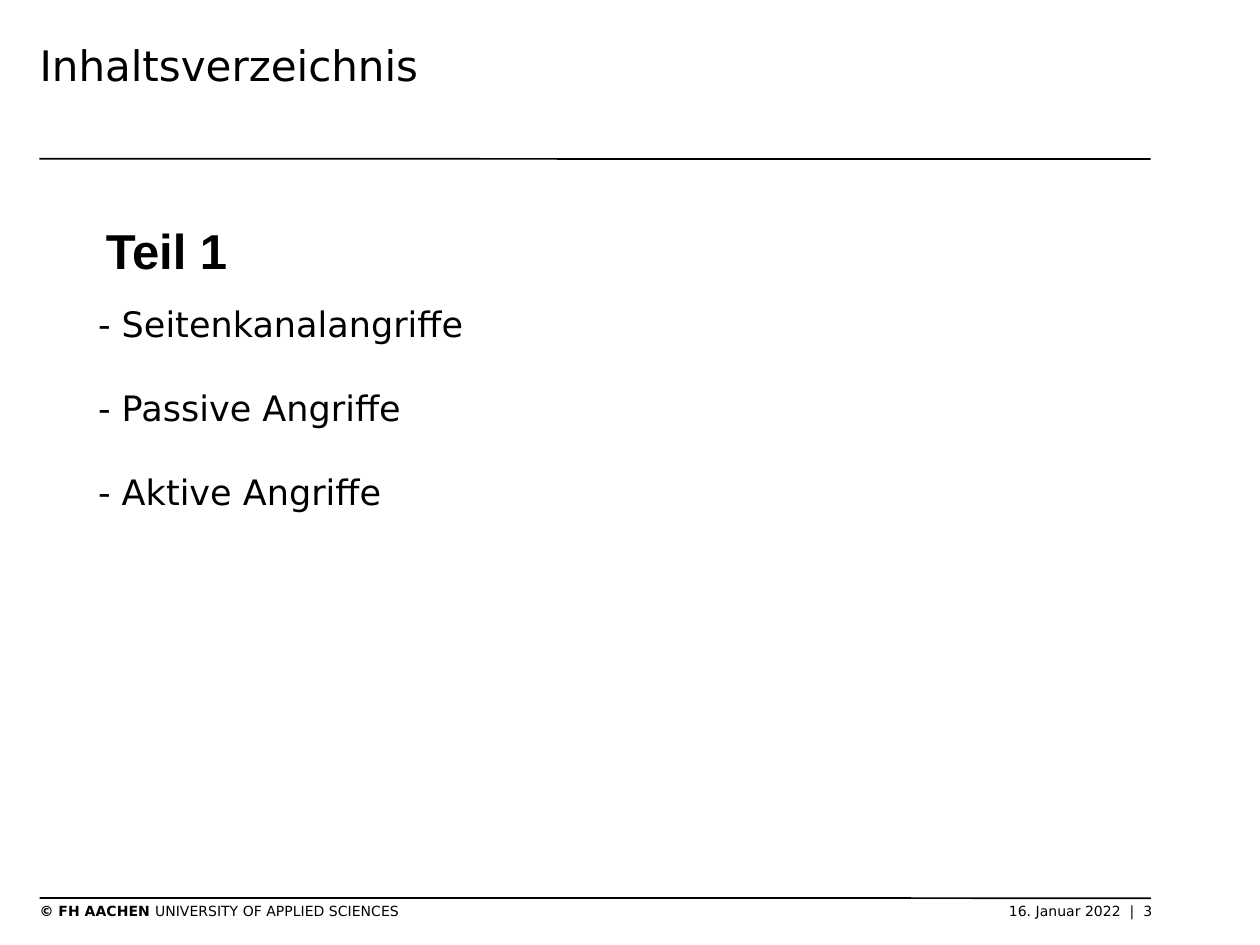
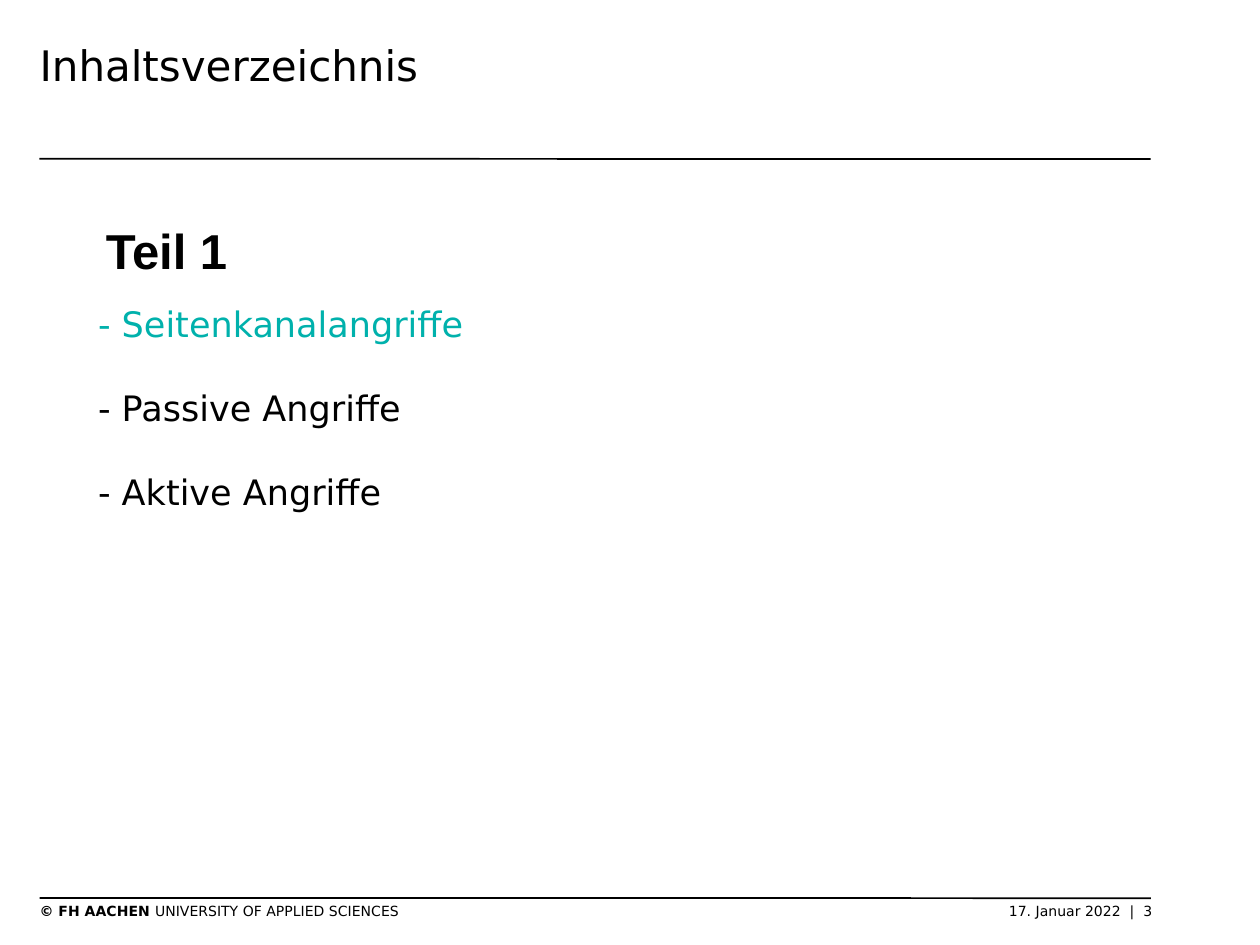
Before and after one commit to SchmickHub/Bachmann---Dahlhaus, a slide deck: slide 3 of Seitenkanal und HSM Folien.pptx. Drawn at 1260x945 pixels with LibreOffice and Linux fonts; fonts in the diff are those of the drawing; background and template pictures are left out. Boxes give left, top, right and bottom in pixels: in the first picture for what was removed or moved away, otherwise in the second. Text is boxed around its words. In the diff, an @@ line names an element or a change of style, - is before the commit and + after.

```diff
--- a/Seitenkanal und HSM Folien.pptx
+++ b/Seitenkanal und HSM Folien.pptx
@@ text at [122, 310, 463, 345]: text colour #000000 to #00B1AC in "- Seitenkanalangriffe" @@
@@ text at [58, 905, 1152, 919]: text changed @@
-© FH AACHEN UNIVERSITY OF APPLIED SCIENCES 16. Januar 2022 | 3
+© FH AACHEN UNIVERSITY OF APPLIED SCIENCES 17. Januar 2022 | 3
```
Also in this commit, not shown: 1 other slide changed.
